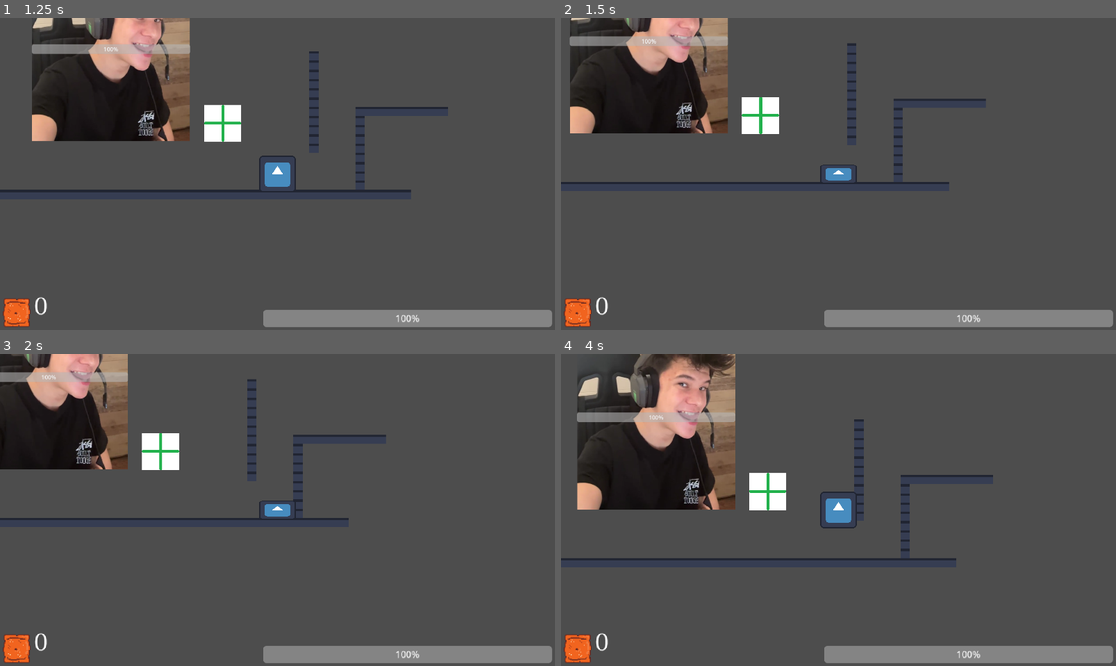
Above: before the commit, frames 1-4 (two rows, left to right).
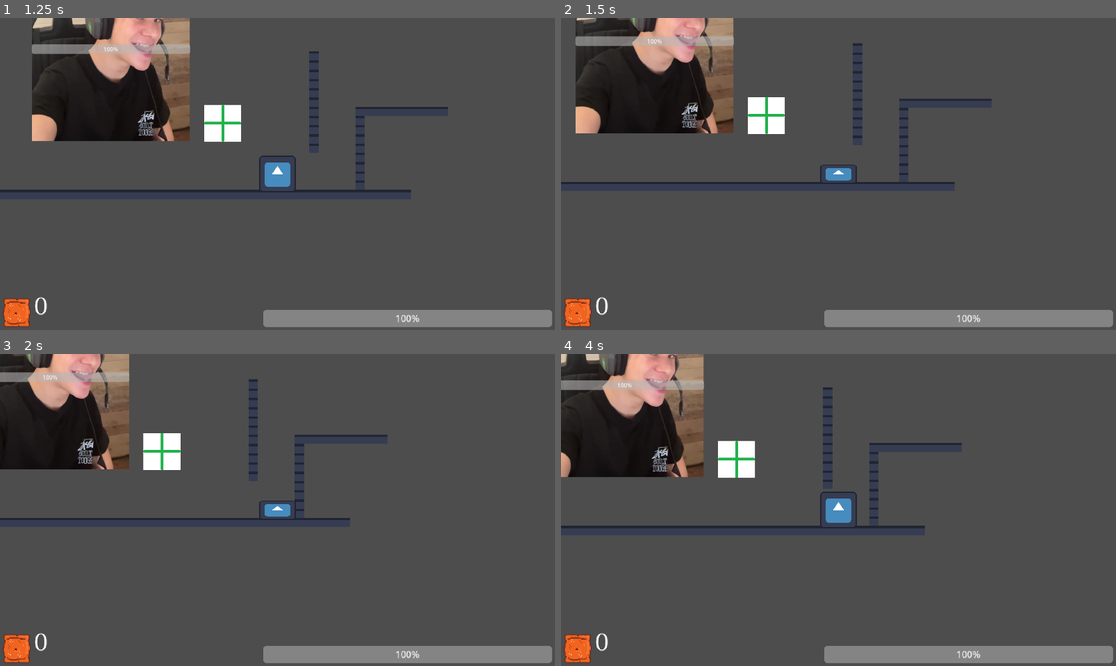
Above: after the commit, the same moments.

Repository: Dome-create/cheesequest
Game: Godot game, scene res://Scenes/menus/Main_Menu.tscn
Same seed, same stepped clock (60 frames per second), same inputs: the game is played once before the commit and once after it. The engine's default icon, where the game draws it, is replaced by a stand-in: a white triangle on a blue panel in a dark square.
Inputs:
- Up to frame 1 (1.25 s): click "Go on a quest... FOR 🧀" at 0.5 s
- Up to frame 2 (1.5 s): tap Enter at 1.25 s; hold D (right) from 1.28 s (still down); hold Alt (Crouch) from 1.28 s (still down)
- Up to frame 3 (2 s): keep holding D (right); keep holding Alt (Crouch); tap Space (jump) at 1.52 s; tap Shift (sprint) at 1.55 s
- Up to frame 4 (4 s): release Alt (Crouch) at 2.03 s; tap Shift (sprint) at 2.1, 3.05 s; tap Space (jump) at 2.27, 3.77 s; tap Alt (Crouch) at 2.3, 3.8 s; release D (right) at 2.78 s; hold A (left) 2.78-3.53 s; hold Alt (Crouch) 2.78-3.53 s; hold D (right) from 3.53 s (still down); tap V (attack) at 3.6 s

Frame 1 is identical in both runs. In frame 2, 3.3% of the frame differs, in the area x 1-78%, y 0-54%; in frame 3, 1.0%; in frame 4, 15%, in the area x 0-78%, y 0-67%.

Commit message:
Fixed sprint explode after 30 secs

Diff:
--- a/Scenes/Player.tscn
+++ b/Scenes/Player.tscn
@@ -224,7 +224,7 @@
 shape = SubResource("RectangleShape2D_70hv0")
 
 [node name="Timer" type="Timer" parent="." unique_id=708185286]
-wait_time = 30.0
+wait_time = 31.0
 one_shot = true
 
 [node name="coins" type="Node2D" parent="." unique_id=1295481867]
@@ -241,6 +241,7 @@
 position = Vector2(0, -14)
 shape = SubResource("RectangleShape2D_nn08x")
 
+[connection signal="explode" from="." to="Health" method="_on_player_explode"]
 [connection signal="area_entered" from="coins/CoinDetector" to="coins" method="_on_coin_detector_area_entered"]
 [connection signal="body_entered" from="SafeUncrouchDet" to="." method="_on_safe_uncrouch_det_body_entered"]
 [connection signal="body_exited" from="SafeUncrouchDet" to="." method="_on_safe_uncrouch_det_body_exited"]
--- a/Scripts/health.gd
+++ b/Scripts/health.gd
@@ -35,4 +35,4 @@
 	get_tree().change_scene_to_file("res://Scenes/menus/death_screen.tscn")
 
 func _on_player_explode() -> void:
-	die()
+	take_damage(9999)
--- a/Scripts/player.gd
+++ b/Scripts/player.gd
@@ -22,6 +22,7 @@
 const WALK = 200
 const JUMP_VELOCITY = -800
 const SPRINT = 400
+const CROUCH_SPEED := 150
 var sprinting = false
 var smol= -400
 var hanyszo = 0
@@ -115,7 +116,9 @@
 		if dash_timer <= 0:
 			is_dashing = false
 	else:
-		if Input.is_action_pressed("sprint"):
+		if Input.is_action_pressed("Crouch"):
+			velocity.x = direction * CROUCH_SPEED
+		elif Input.is_action_pressed("sprint") and not Input.is_action_pressed("Crouch"):
 			velocity.x = direction * SPRINT * multiplier
 		else:
 			velocity.x = direction * WALK
--- a/project.godot
+++ b/project.godot
@@ -80,7 +80,9 @@
 }
 Crouch={
 "deadzone": 0.2,
-"events": [Object(InputEventKey,"resource_local_to_scene":fa …(146 unchanged characters)… se,"keycode":0,"physical_keycode":4194328,"key_label":0,"unicode":0,"location":0,"echo":false,"script":null)
+"events": [Object(InputEventKey,"resource_local_to_scene":fa …(146 unchanged characters)… se,"keycode":0,"physical_keycode":4194322,"key_label":0,"unicode":0,"location":0,"echo":false,"script":null)
+, Object(InputEventKey,"resource_local_to_scene":false,"resource_name":"","device":-1,"window_id":0,"alt_pressed":false,"shift_pressed":false,"ctrl_pressed":false,"meta_pressed":false,"pressed":false,"keycode":0,"physical_keycode":83,"key_label":0,"unicode":115,"location":0,"echo":false,"script":null)
+, Object(InputEventKey,"resource_local_to_scene":false,"resource_name":"","device":-1,"window_id":0,"alt_pressed":false,"shift_pressed":false,"ctrl_pressed":false,"meta_pressed":false,"pressed":false,"keycode":0,"physical_keycode":4194328,"key_label":0,"unicode":0,"location":0,"echo":false,"script":null)
 ]
 }
 
